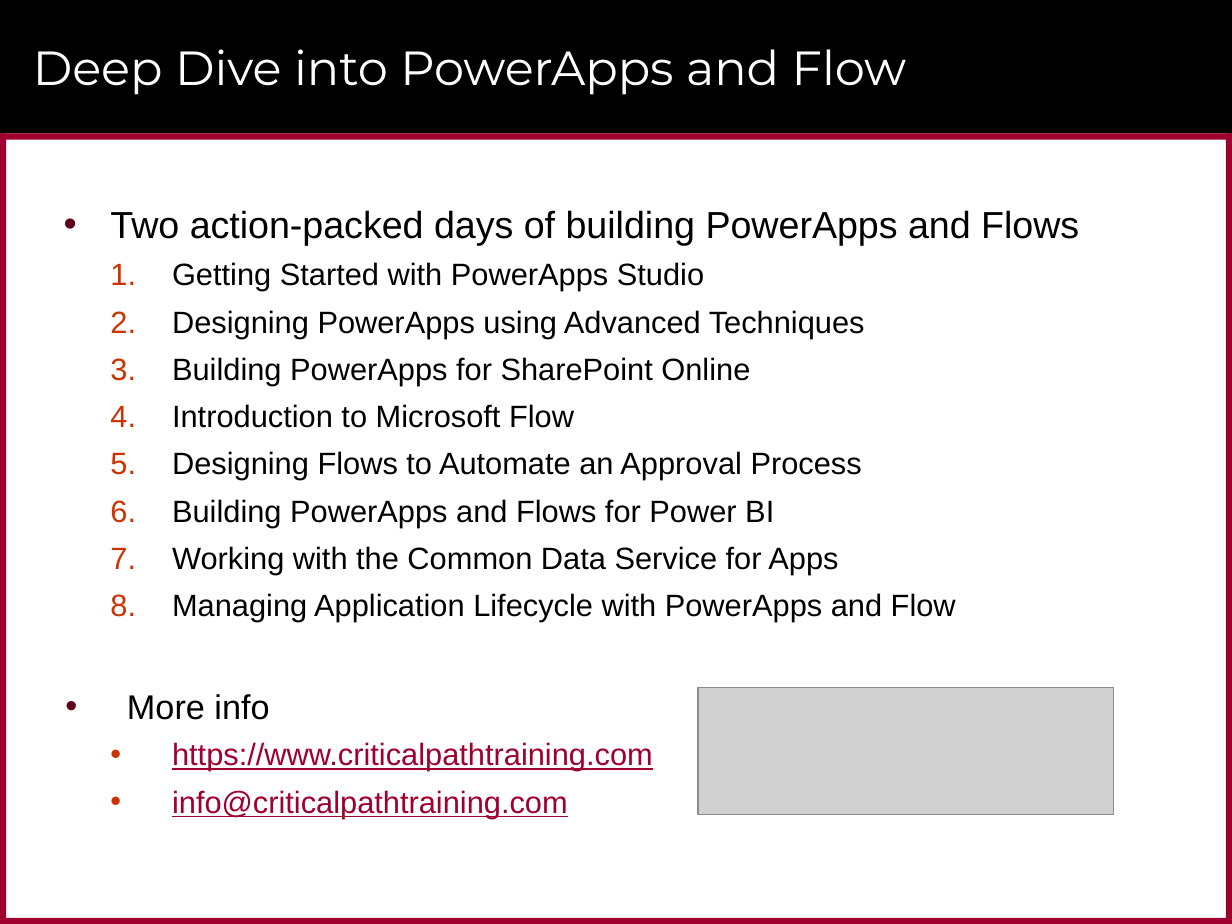
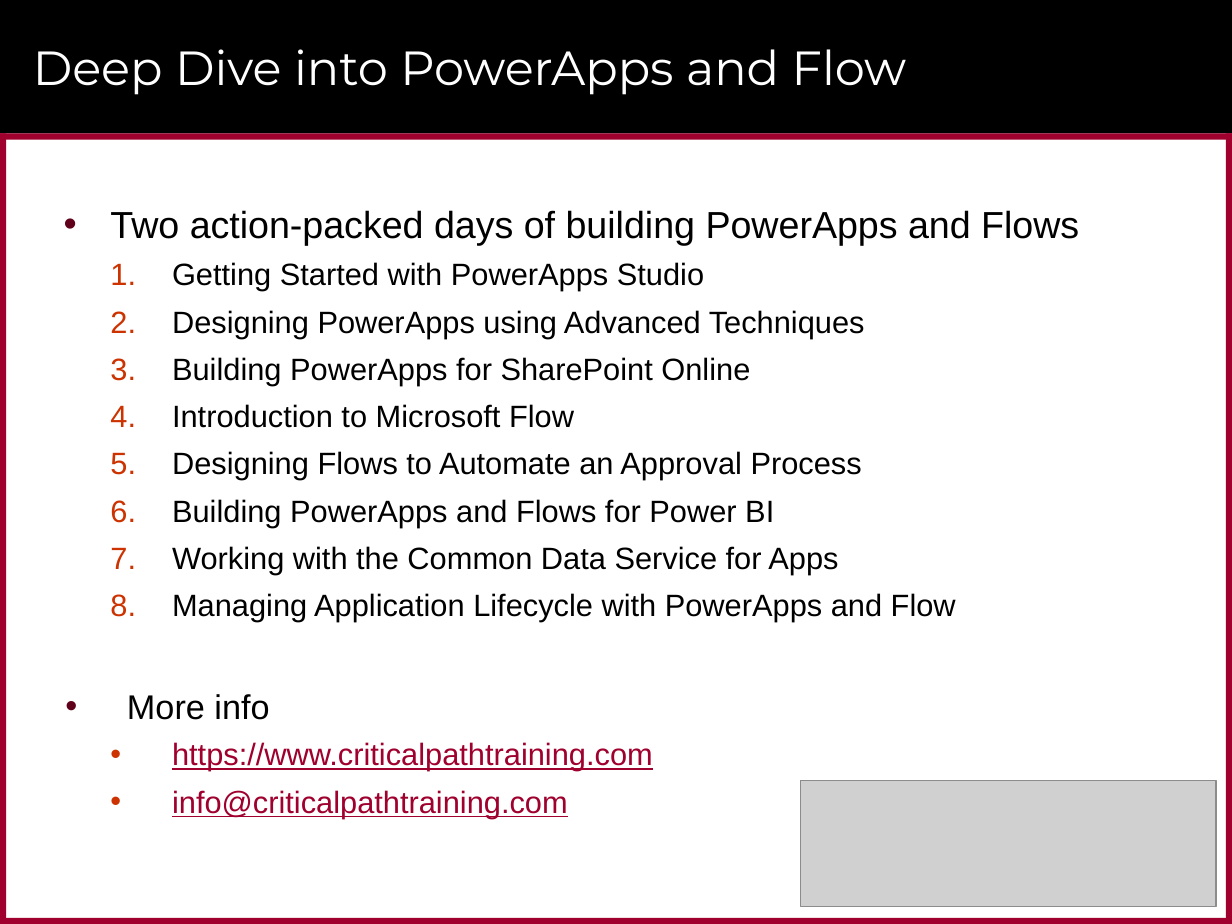
Before and after one commit to CriticalPathTraining/CustomConnectors, a slide deck: slide 3 of Extending PowerApps and Flow using Custom Connectors.pptx. Drawn at 1232x924 pixels with LibreOffice and Linux fonts; fonts in the diff are those of the drawing; grey boxes stand for pictures; background and template pictures are left out. Boxes give left, top, right and bottom in pixels: in the first picture for what was removed or moved away, otherwise in the second. Text is boxed around its words. In the diff, an @@ line names an element or a change of style, - is before the commit and + after.

Commit message:
Updates

```diff
--- a/Extending PowerApps and Flow using Custom Connectors.pptx
+++ b/Extending PowerApps and Flow using Custom Connectors.pptx
@@ picture: place and size @@
-picture at <box>699,687,1114,814</box>
+picture at <box>801,780,1216,907</box>
@@ rectangle removed at <box>1161,860,1209,904</box> @@
```
Also in this commit, not shown: 1 other slide changed.
